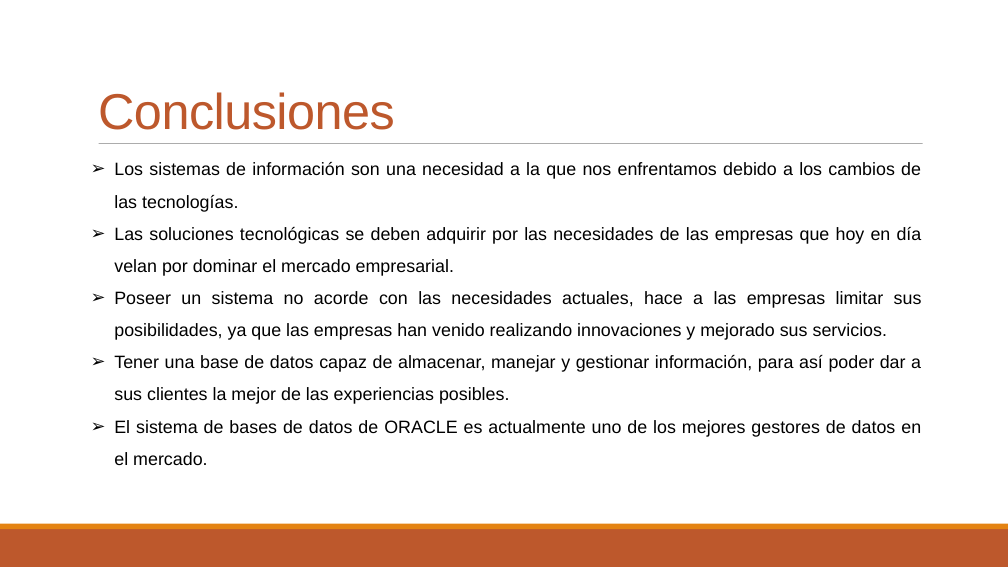
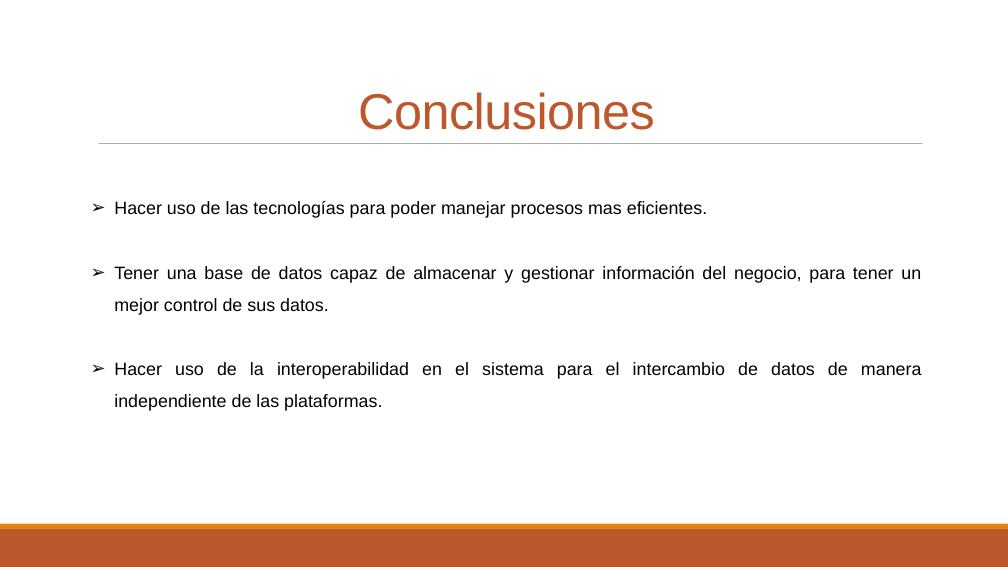
Before and after one commit to Edwinutec2017/tesisoracle-, a slide deck: slide 9 of nuevo/diapositiva_policomerce.pptx. Drawn at 1008x567 pixels with LibreOffice and Linux fonts; fonts in the diff are those of the drawing. Boxes give left, top, right and bottom in pixels: in the first picture for what was removed or moved away, otherwise in the second. Text is boxed around its words. In the diff, an @@ line names an element or a change of style, - is before the commit and + after.

```diff
--- a/nuevo/diapositiva_policomerce.pptx
+++ b/nuevo/diapositiva_policomerce.pptx
@@ text "Conclusiones" at [358, 92, 655, 130]: alignment left to centre @@
@@ text at [114, 201, 922, 411]: text changed @@
-➢ Los sistemas de información son una necesidad a la que nos enfrentamos debido a los cambios de las tecnologías.
-➢ Las soluciones tecnológicas se deben adquirir por las necesidades de las empresas que hoy en día velan por dominar el mercado empresarial.
-➢ Poseer un sistema no acorde con las necesidades actuales, hace a las empresas limitar sus posibilidades, ya que las empresas han venido realizando innovaciones y mejorado sus servicios.
-➢ Tener una base de datos capaz de almacenar, manejar y gestionar información, para así poder dar a sus clientes la mejor de las experiencias posibles.
-➢ El sistema de bases de datos de ORACLE es actualmente uno de los mejores gestores de datos en el mercado.
+➢ Hacer uso de las tecnologías para poder manejar procesos mas eficientes.
+➢ Tener una base de datos capaz de almacenar y gestionar información del negocio, para tener un mejor control de sus datos.
+➢ Hacer uso de la interoperabilidad en el sistema para el intercambio de datos de manera independiente de las plataformas.
```
Also in this commit, not shown: 7 other slides changed, 1 slide added, 1 slide removed, 1 other file.
